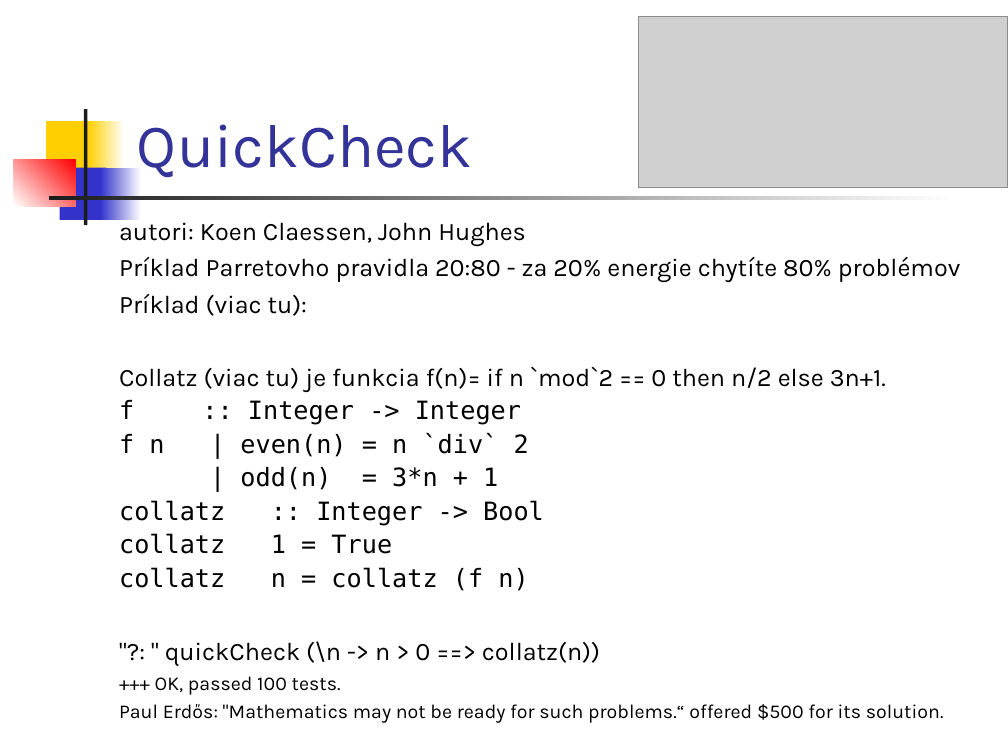
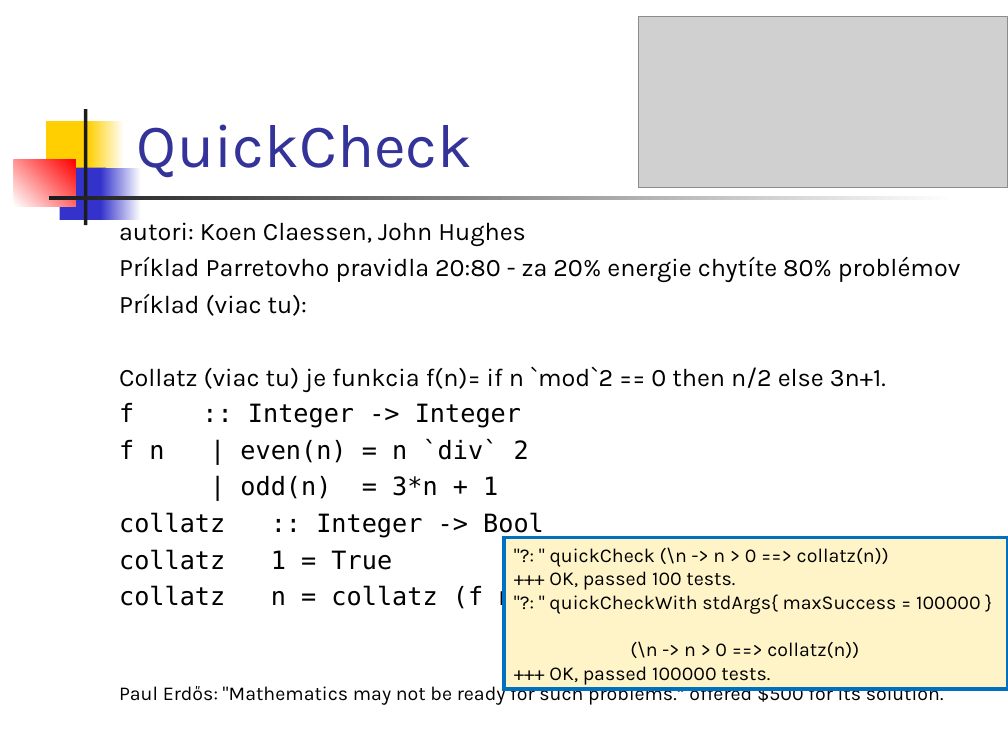
Before and after one commit to Funkcionalne/Prednasky, a slide deck: slide 7 of 02/02_fpro.ppt. Drawn at 1008x756 pixels with LibreOffice and Linux fonts; fonts in the diff are those of the drawing; grey boxes stand for pictures. Boxes give left, top, right and bottom in pixels: in the first picture for what was removed or moved away, otherwise in the second. Text is boxed around its words. In the diff, an @@ line names an element or a change of style, - is before the commit and + after.

```diff
--- a/02/02_fpro.ppt
+++ b/02/02_fpro.ppt
@@ text at bbox=[119, 403, 544, 611]: line spacing 0.9 to 1 @@
@@ rectangle added at bbox=[504, 537, 1008, 688], fill #FFF4C8, outline #0070C0 2.24 pt, 14 pt, text #000000 @@
+"?: " quickCheck (\n -> n > 0 ==> collatz(n))
++++ OK, passed 100 tests.
+"?: " quickCheckWith stdArgs{ maxSuccess = 100000 }
+(\n -> n > 0 ==> collatz(n))
++++ OK, passed 100000 tests.
@@ text at bbox=[155, 641, 600, 695]: paragraphs removed @@
-"?: " quickCheck (\n -> n > 0 ==> collatz(n))
-+++ OK, passed 100 tests.
```
Also in this commit, not shown: 5 other slides changed, 3 slides added, 9 other files.
